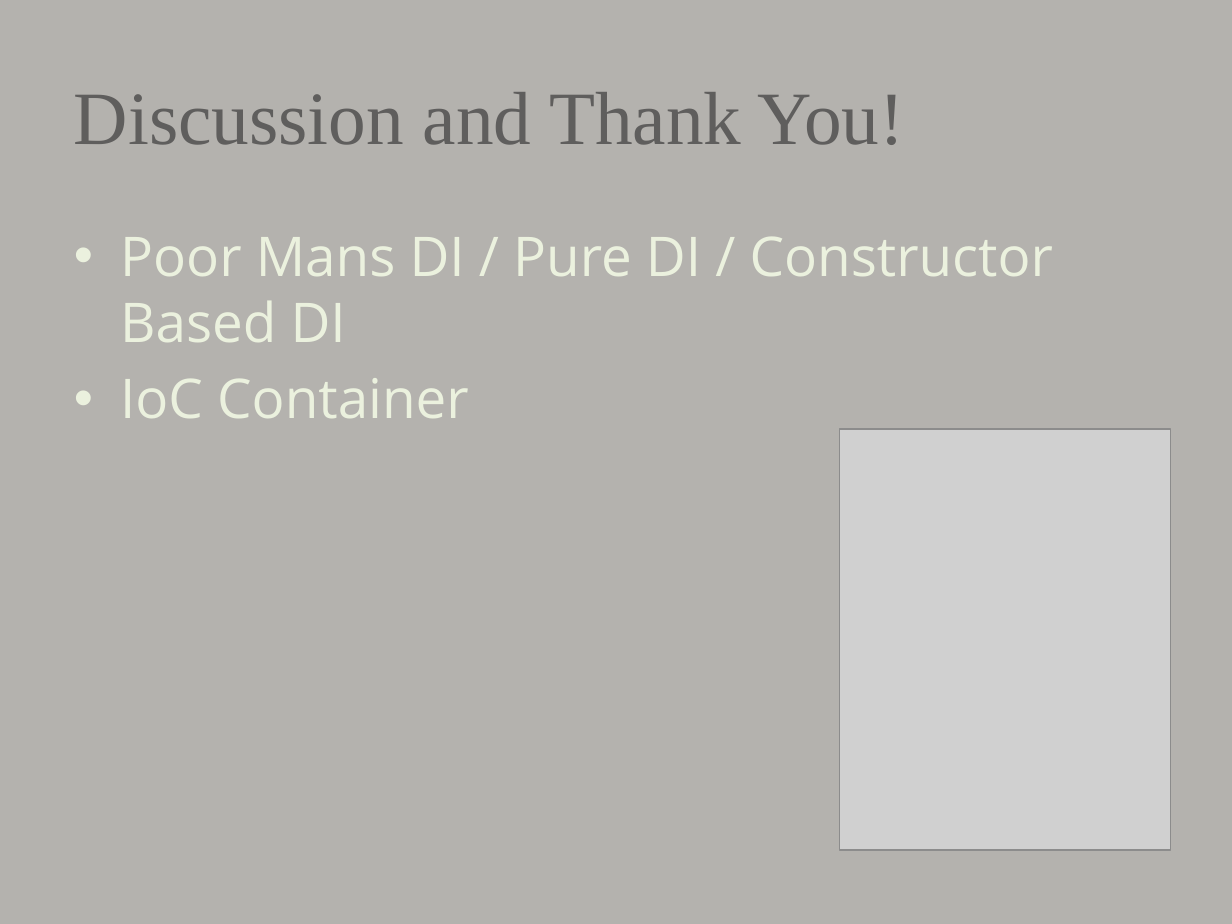
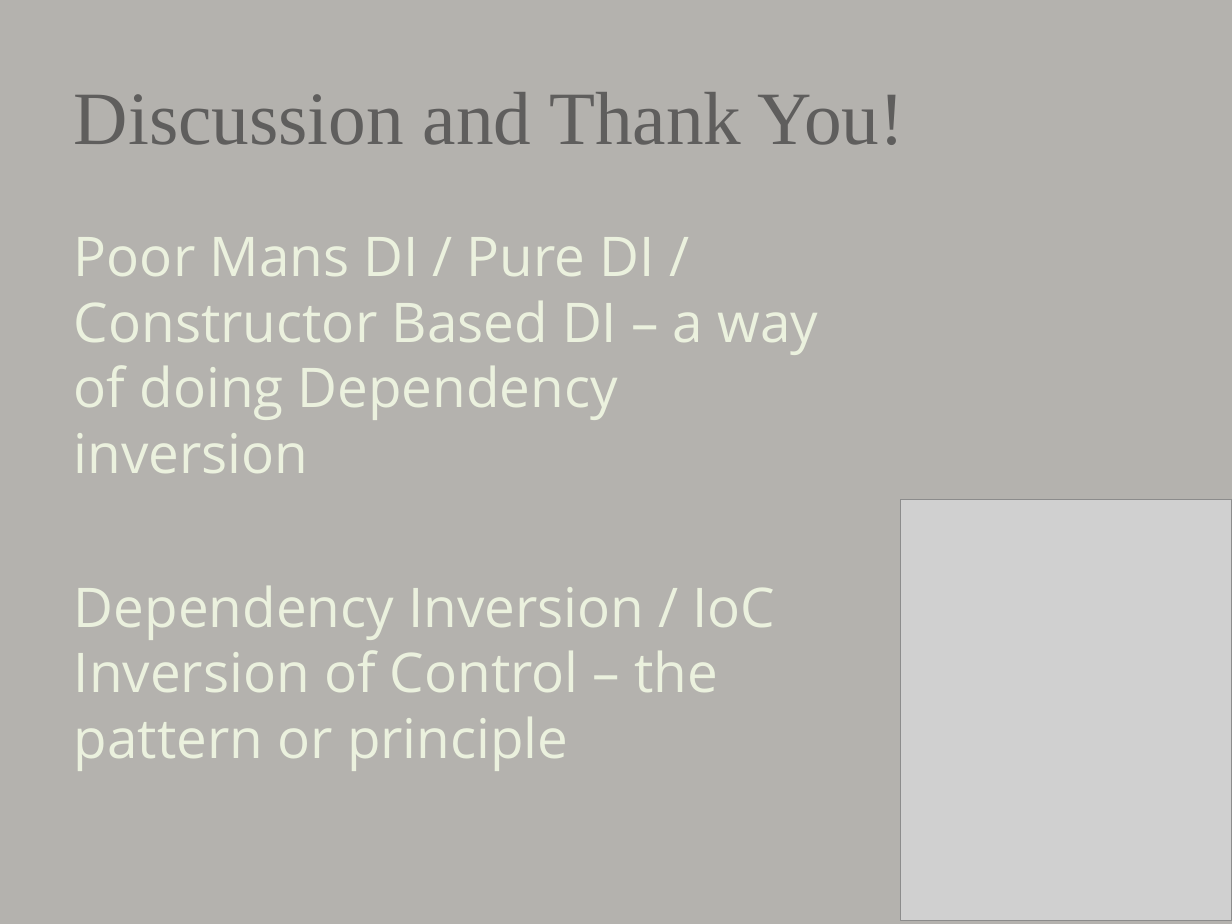
Before and after one commit to djhmateer/AltNetDI, a slide deck: slide 6 of My Journey into Dependency Injection.pptx. Drawn at 1232x924 pixels with LibreOffice and Linux fonts; fonts in the diff are those of the drawing; grey boxes stand for pictures. Boxes give left, top, right and bottom in pixels: in the first picture for what was removed or moved away, otherwise in the second. Text is boxed around its words. In the diff, an @@ line names an element or a change of style, - is before the commit and + after.

```diff
--- a/My Journey into Dependency Injection.pptx
+++ b/My Journey into Dependency Injection.pptx
@@ text at [74,237,819,771]: text changed @@
-• Poor Mans DI / Pure DI / Constructor Based DI
-• IoC Container
+Poor Mans DI / Pure DI / Constructor Based DI – a way of doing Dependency inversion
+Dependency Inversion / IoC Inversion of Control – the pattern or principle
@@ picture: place and size @@
-picture at [839,429,1170,850]
+picture at [901,500,1232,922]
```
Also in this commit, not shown: 1 slide added, 1 slide removed, 4 other files.
